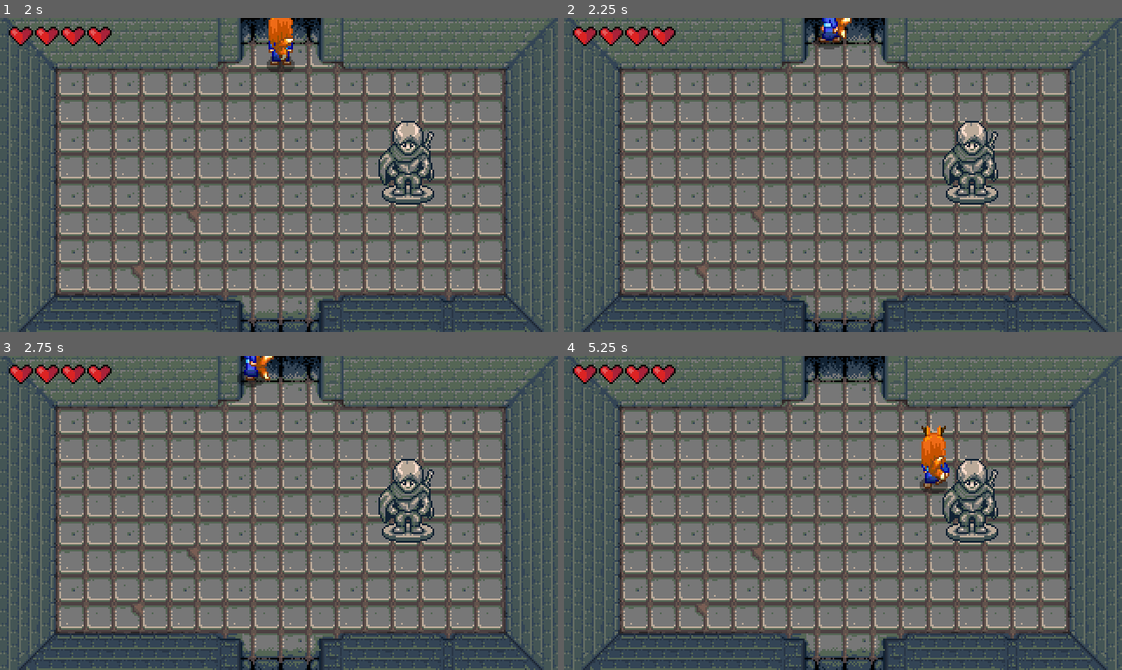
Above: before the commit, frames 1-4 (two rows, left to right).
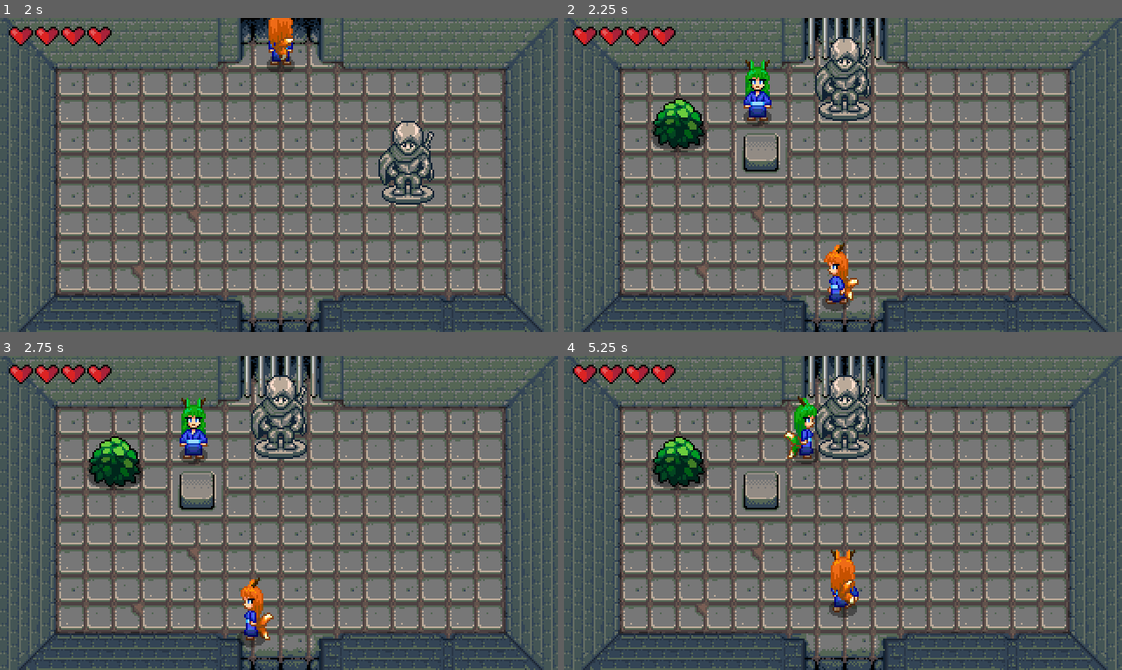
Above: after the commit, the same moments.

Repository: marcavis/karinrpg
Game: Godot game, scene res://Levels/01-initial/test_dungeon-2.tscn
The game is run twice, just before and just after one commit, with the same random seed, the same clock (stepped at 60 frames per second) and the same inputs. This scene is started directly instead of the project's main scene.
Inputs:
- Up to frame 1 (2 s): tap Enter at 0.5 s; hold Up (up) from 0.53 s (still down); tap X (attack) at 0.6 s; tap T (test) at 1.35 s
- Up to frame 2 (2.25 s): release Up (up) at 2.03 s; hold Left (left) from 2.03 s (still down); tap X (attack) at 2.1 s
- Up to frame 3 (2.75 s): keep holding Left (left)
- Up to frame 4 (5.25 s): tap T (test) at 2.85, 4.35 s; release Left (left) at 3.53 s; hold Down (down) 3.53-4.28 s; tap X (attack) at 3.6, 5.1 s; hold Right (right) 4.28-5.03 s; hold Up (up) from 5.03 s (still down)

Frame 1 is identical in both runs. In frame 2, 8.0% of the frame differs, in the area x 15-78%, y 0-94%; in frame 3, 8.0%; in frame 4, 8.7%, in the area x 15-78%, y 0-84%.

Commit message:
fix positioning when entering a new level;
still have to fix level transitions after the first level

Diff:
--- a/00_Global/global_level_manager.gd
+++ b/00_Global/global_level_manager.gd
@@ -5,7 +5,7 @@
 signal tilemap_bounds_changed (bounds: Array[Vector2])
 
 var current_tilemap_bounds : Array[Vector2]
-var target_transition_area : String
+var target_transition : String
 var position_offset : Vector2
 
 func change_tilemap_bounds(bounds: Array[Vector2]):
@@ -16,9 +16,27 @@
 
 # Called when the node enters the scene tree for the first time.
 func _ready() -> void:
+	await get_tree().process_frame
+	level_loaded.emit()
 	pass # Replace with function body.
 
 
 # Called every frame. 'delta' is the elapsed time since the previous frame.
 func _process(delta: float) -> void:
 	pass
+
+func load_new_level(
+	level_path: String,
+	_target_transition: String,
+	_position_offset: Vector2
+) -> void:
+	get_tree().paused = true
+	target_transition = _target_transition
+	position_offset = _position_offset
+
+	await get_tree().process_frame
+	level_load_started.emit()
+	await get_tree().process_frame
+	get_tree().change_scene_to_file(level_path)
+	await get_tree().process_frame
+	get_tree().paused = false
--- a/00_Global/global_player_manager.gd
+++ b/00_Global/global_player_manager.gd
@@ -9,6 +9,7 @@
 	add_player_instance()
 	await get_tree().create_timer(0.1).timeout
 	player_spawned = true
+
 	#player.add_child(Camera2D.new())
 
 
@@ -17,7 +18,9 @@
 	add_child(player)
 
 func set_player_position(_new_pos: Vector2) -> void:
+	print(player.global_position)
 	player.global_position = _new_pos
+	print(player.global_position)
 
 func set_as_parent(thing: Node2D) -> void:
 	if player.get_parent():
--- a/Levels/01-initial/test_dungeon-1.tscn
+++ b/Levels/01-initial/test_dungeon-1.tscn
@@ -150,7 +150,7 @@
 [node name="LevelTransition" parent="." instance=ExtResource("18_ltwgu")]
 position = Vector2(160, 200)
 level = "res://Levels/01-initial/test_dungeon-2.tscn"
-target_transition_area = ""
+side = 2
 
 [connection signal="activated" from="PressurePlate" to="BarredDoor" method="open_door"]
 [connection signal="deactivated" from="PressurePlate" to="BarredDoor" method="close_door"]
--- a/Levels/01-initial/test_dungeon-2.tscn
+++ b/Levels/01-initial/test_dungeon-2.tscn
@@ -42,7 +42,7 @@
 [node name="LevelTransition" parent="." instance=ExtResource("7_2ox4p")]
 position = Vector2(160, -8)
 level = "res://Levels/01-initial/test_dungeon-1.tscn"
-target_transition_area = ""
+side = 3
 
 [node name="LevelTransition2" parent="." instance=ExtResource("7_2ox4p")]
 position = Vector2(160, 200)
--- a/Levels/level_transition.tscn
+++ b/Levels/level_transition.tscn
@@ -4,7 +4,7 @@
 
 [sub_resource type="RectangleShape2D" id="RectangleShape2D_arpvg"]
 resource_local_to_scene = true
-size = Vector2(32, 32)
+size = Vector2(48, 48)
 
 [node name="LevelTransition" type="Area2D"]
 collision_layer = 0
--- a/Levels/scripts/level.gd
+++ b/Levels/scripts/level.gd
@@ -5,3 +5,8 @@
 func _ready() -> void:
 	self.y_sort_enabled = true
 	PlayerManager.set_as_parent(self)
+	LevelManager.level_load_started.connect(_free_level)
+
+func _free_level() -> void:
+	PlayerManager.unparent_player(self)
+	queue_free()
--- a/Levels/scripts/level_transition.gd
+++ b/Levels/scripts/level_transition.gd
@@ -1,7 +1,7 @@
 @tool
 class_name LevelTransition extends Area2D
 
-enum SIDE { LEFT, RIGHT, TOP, BOTTOM }
+enum SIDE { LEFT, RIGHT, BOTTOM, TOP}
 @export_file("*.tscn") var level
 @export var target_transition_area: String = "LevelTransition"
 
@@ -21,14 +21,30 @@
 
 # Called when the node enters the scene tree for the first time.
 func _ready() -> void:
+	print(self, self.monitoring)
 	_update_area()
 	if Engine.is_editor_hint():
 		return
-	#monitoring = false
+	monitoring = false
+	_place_player()
+
+	await LevelManager.level_loaded
+
+	monitoring = true
 	body_entered.connect(_player_entered)
 
 func _player_entered(_player: Node2D) -> void:
+	print("Owo")
+	LevelManager.load_new_level(level, target_transition_area, get_offset())
 	pass
+
+func _place_player() -> void:
+	print("place")
+	print(name, "ehh", LevelManager.target_transition)
+	if name != LevelManager.target_transition:
+		return
+	PlayerManager.set_player_position(global_position + LevelManager.position_offset)
+
 
 func _update_area() -> void:
 	var new_rect : Vector2 = Vector2(16, 16)
@@ -43,3 +59,17 @@
 func _snap_to_grid() -> void:
 	position.x = round(position.x/16) * 16
 	position.y = round(position.y/16) * 16
+
+func get_offset() -> Vector2:
+	var offset: Vector2 = Vector2.ZERO
+	var player_pos: Vector2 = PlayerManager.player.global_position
+	match side:
+		SIDE.LEFT:
+			offset = Vector2(-32, 0)
+		SIDE.RIGHT:
+			offset = Vector2(32, 0)
+		SIDE.BOTTOM:
+			offset = Vector2(0, 32)
+		SIDE.TOP:
+			offset = Vector2(0, -32)
+	return offset
--- a/Player/player.gd
+++ b/Player/player.gd
@@ -68,6 +68,7 @@
 		#animationPlayer.play("RunRight")
 		velocity = velocity.move_toward(input_vector * MAX_SPEED, ACCELERATION * delta)
 	else:
+		print(global_position)
 		animationState.travel("Idle")
 		#animationPlayer.play("IdleRight")
 		velocity = velocity.move_toward(Vector2.ZERO, FRICTION * delta)
